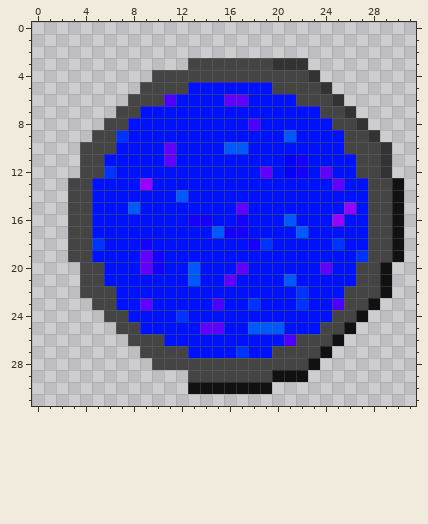
Pixel-art sprite, stored at Assets/Art/Sprites/Marbles/Spawn_Marble.png. Above is the file before it was changed.
The file is 32x32 pixels.
Once edited:
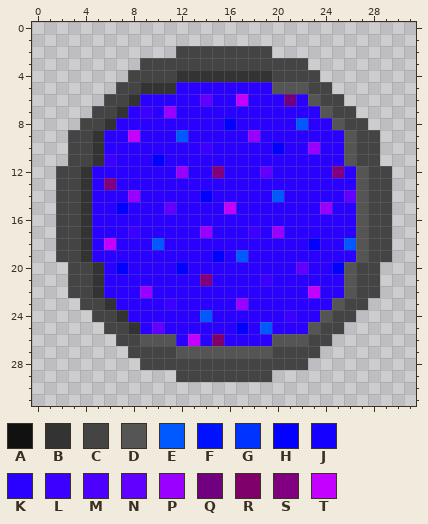
Palette (. is transparent): A #111111  B #333333  C #444444  D #555555  E #0059ff  F #0011ff  G #0033ff  H #0400ff  J #1500ff  K #2a00ff  L #3b00ff  M #4d00ff  N #6200ff  P #9900ff  Q #710080  R #80006b  S #800080  T #c400ff
What changed:
Changed rows in their new state; - is an unchanged pixel.
first column x 2:
 2 ----------CCCCCCCC-----------
 3 -------CCCC-------CCC--------
 4 ------CC--BBBBBBBB---C-------
 5 -----CCBBBKKKKKKKKDDD-C------
 6 ----CCBKKKKKNKKTKKKQKD-C-----
 7 ---CCBKLKPKKKKKKKKKKKKD-C----
 8 --CCBKKKKKKKKKHKKKKKEKKD-C---
 9 -CCBKKTKKKEKKKKKPKKKKKKKD-C--
10 -C-BKKKKKKKKLKKKKKHKKPKKD--.-
11 -C-BLKKKHKKKKKKKKKKKKKKKD--.-
12 CCBKKKKKKKPKKSKKK-KKKKKSKD-C-
13 C-BKSKKKKKKKKKKKKKKKKKKKKD--.
14 C-BKKKPKKKKKHKKKKKEKKKKKND--.
15 C-BKKHKKKNKKKKTKKKKKKKPKKD--.
16 C-BKKKKKKKKKKKKKKKKKKKKKKD--.
17 C-BKKKLKKKKKPKKKLKPKKKKKKD--.
18 C-BKTKKKEKKKKKKKKKKKKHKKED--.
19 C-BKKKKKKKKKKHKEKKKKKKKKKD--.
20 -C-BKHKKKKHKKKKKKKKKNKKHD--.-
21 -C-BKKKKKKKKSKKKKLKKKKKKD--.-
22 -C-BKKKPKKKKKKKKKKKKKTKKD--.-
23 --C-BKKKKLKKKKKPKKKKKKKD--.--
24 ---C-BKKKKKKEKKKKKKLKKD--.---
25 ----C-BKNKKKKKKHK-KKKD--.----
26 -----C-DDDKTKRKKKKDDD--.-----
27 ------C---DDDDDDDD----.------
28 -------C-------------.-------
29 ----------C-------...--------
30 -----------.......-----------
Changed places in both pictures, as pixel boxes (x1, y1, x2, y2):
changed: (56, 46, 404, 394)
